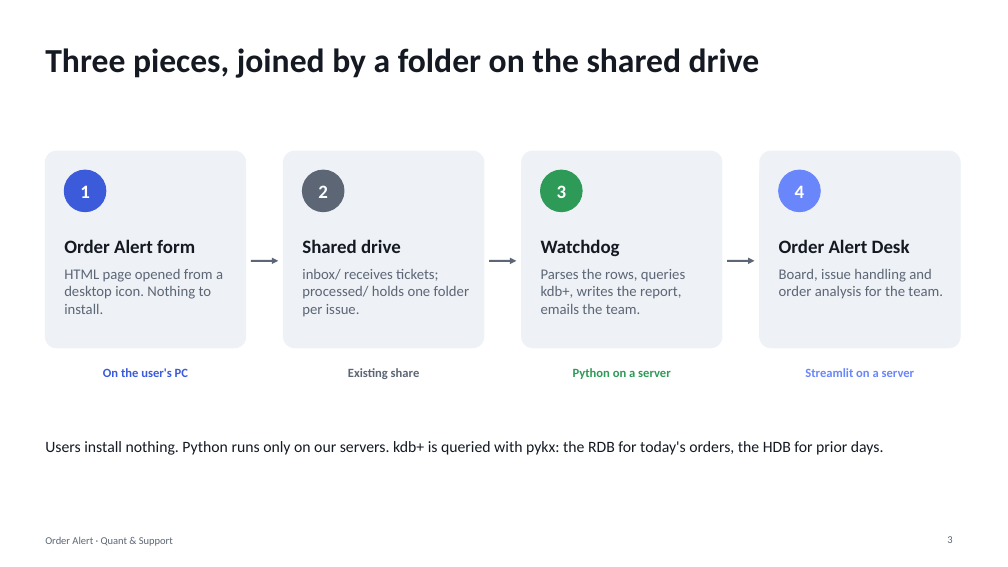
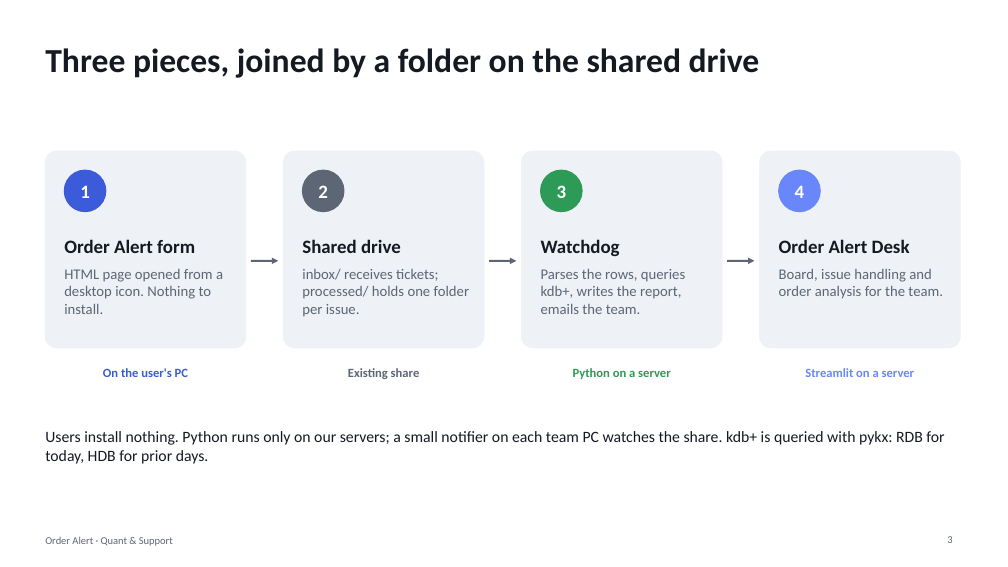
Before and after one commit to kas77000/Grievances, a slide deck: slide 3 of docs/Order-Alert.pptx. Drawn at 1008x567 pixels with LibreOffice and Linux fonts; fonts in the diff are those of the drawing. Boxes give left, top, right and bottom in pixels: in the first picture for what was removed or moved away, otherwise in the second. Text is boxed around its words. In the diff, an @@ line names an element or a change of style, - is before the commit and + after.

```diff
--- a/docs/Order-Alert.pptx
+++ b/docs/Order-Alert.pptx
@@ text at [45,431,944,464]: text changed @@
-Users install nothing. Python runs only on our servers. kdb+ is queried with pykx: the RDB for today's orders, the HDB for prior days.
+Users install nothing. Python runs only on our servers; a small notifier on each team PC watches the share. kdb+ is queried with pykx: RDB for today, HDB for prior days.
```
Also in this commit, not shown: 2 other slides changed, 1 slide added, 21 other files.
